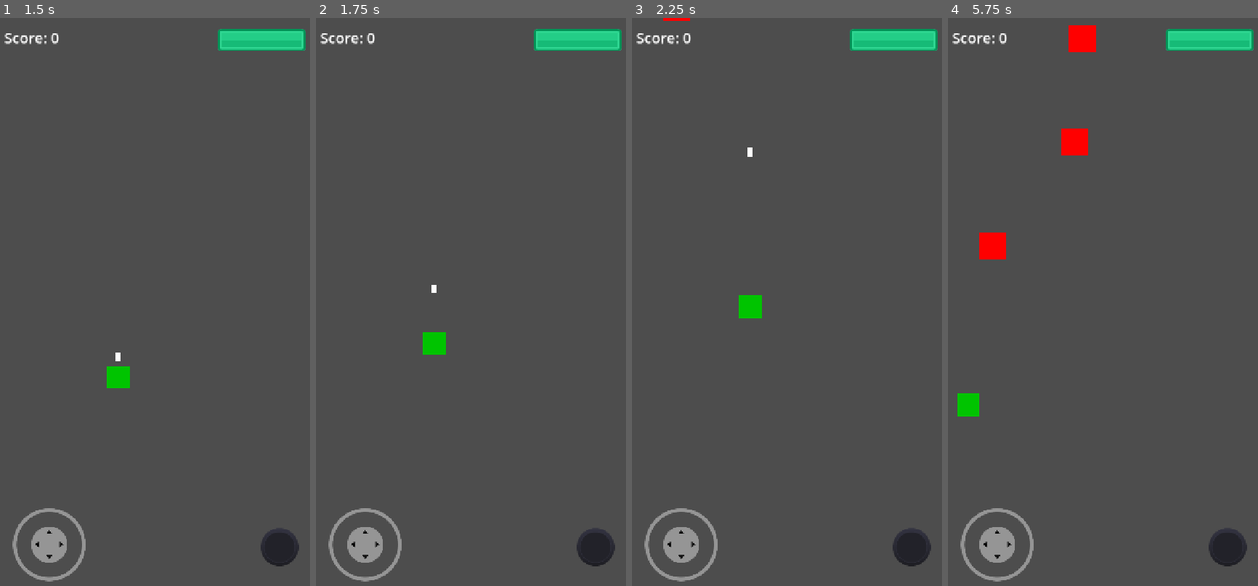
Above: before the commit, frames 1-4 (left to right).
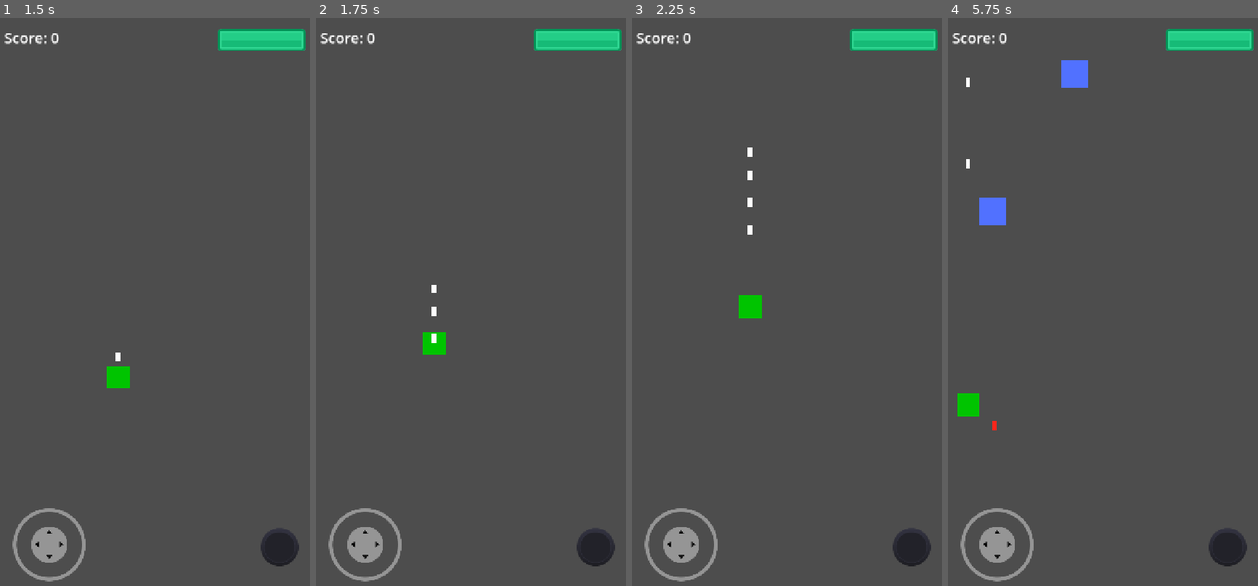
Above: after the commit, the same moments.

Repository: Crystopher/sky_fighters_1945
Game: Godot game, scene res://menu_principale.tscn
Same seed, same stepped clock (60 frames per second), same inputs: the game is played once before the commit and once after it.
Inputs (mouse positions are in pixels of both pictures, inside the frame that each line leads up to):
- Up to frame 1 (1.5 s): click "New Game" at 0.5 s; tap Enter at 1.25 s; move the mouse to (142, 426) at 1.27 s; hold Up (ui_up) from 1.28 s (still down); tap Space (sparo) at 1.35 s; click (142, 426) at 1.42 s
- Up to frame 2 (1.75 s): keep holding Up (ui_up)
- Up to frame 3 (2.25 s): release Up (ui_up) at 2 s; drag from (889, 398) to (749, 307) at 2.02 s
- Up to frame 4 (5.75 s): move the mouse to (1006, 222) at 2.77 s; hold Left (ui_left) 2.78-3.5 s; tap Space (sparo) at 2.85, 4.35 s; drag from (1121, 307) to (991, 91) at 3.52 s; move the mouse to (1056, 165) at 4.27 s; hold Down (ui_down) 4.28-5 s; drag from (1177, 279) to (1075, 91) at 5.02 s

Frame 1 is identical in both runs. In frame 2, less than 0.1% of the frame differs, in the area x 37-39%, y 50-58%; in frame 3, 0.1%; in frame 4, 2.1%, in the area x 5-48%, y 1-73%.

Commit message:
added autofire

Diff:
--- a/assets/characters/player.gd
+++ b/assets/characters/player.gd
@@ -11,6 +11,7 @@
 @onready var suono_morte = $SuonoMorte
 @onready var suono_colpo = $SuonoColpo
 @onready var collision_shape = $CollisionShape2D
+@onready var grafica_giocatore = $ColorRect.color
 
 var joystick_node = null
 
@@ -32,6 +33,16 @@
 		# --- CONTROLLO TASTIERA (FALLBACK) ---
 		# Altrimenti, usiamo la tastiera come prima
 		direzione_input = Input.get_vector("ui_left", "ui_right", "ui_up", "ui_down")
+
+	# --- NUOVA LOGICA PER L'AUTOFIRE ---
+	# Controlliamo se il giocatore si sta muovendo (se il vettore di input non è zero)
+	if direzione_input != Vector2.ZERO:
+		# Se il giocatore si sta muovendo e il timer è fermo, fallo partire.
+		if $AutofireTimer.is_stopped():
+			$AutofireTimer.start()
+	else:
+		# Se il giocatore è fermo, ferma il timer.
+		$AutofireTimer.stop()
 
 	position += direzione_input * velocita * delta
 
@@ -56,6 +67,9 @@
 
 	if current_energy <= 0:
 		morire() # Chiamiamo la funzione di morte solo quando la salute è finita
+	else:
+		$ColorRect.color = Color("5dff56")
+		$HitFlashTimer.start()
 
 func _ready():
 	# Questa funzione viene eseguita all'avvio della scena
@@ -92,3 +106,9 @@
 		energy_down(area.punti_arma)
 		# Il proiettile viene distrutto
 		area.queue_free()
+
+func _on_hit_flash_timer_timeout() -> void:
+	$ColorRect.color = grafica_giocatore
+
+func _on_autofire_timer_timeout() -> void:
+	sparare() # Replace with function body.
--- a/assets/characters/player.tscn
+++ b/assets/characters/player.tscn
@@ -19,7 +19,7 @@
 offset_top = -25.0
 offset_right = 25.0
 offset_bottom = 25.0
-color = Color(0, 0.768935, 0, 1)
+color = Color(0, 0.768627, 0, 1)
 metadata/_edit_use_anchors_ = true
 
 [node name="CollisionShape2D" type="CollisionShape2D" parent="."]
@@ -33,4 +33,14 @@
 stream = ExtResource("4_gmphs")
 volume_db = 5.0
 
+[node name="HitFlashTimer" type="Timer" parent="."]
+wait_time = 0.3
+one_shot = true
+ignore_time_scale = true
+
+[node name="AutofireTimer" type="Timer" parent="."]
+wait_time = 0.2
+
 [connection signal="area_entered" from="." to="." method="_on_area_entered"]
+[connection signal="timeout" from="HitFlashTimer" to="." method="_on_hit_flash_timer_timeout"]
+[connection signal="timeout" from="AutofireTimer" to="." method="_on_autofire_timer_timeout"]
--- a/assets/enemies/enemy_base.tscn
+++ b/assets/enemies/enemy_base.tscn
@@ -25,5 +25,10 @@
 stream = ExtResource("2_1n2ni")
 volume_db = 3.748
 
+[node name="HitFlashTimer" type="Timer" parent="."]
+wait_time = 0.3
+one_shot = true
+
 [connection signal="area_entered" from="." to="." method="_on_area_entered"]
 [connection signal="body_entered" from="." to="." method="_on_body_entered"]
+[connection signal="timeout" from="HitFlashTimer" to="." method="_on_hit_flash_timer_timeout"]
--- a/assets/enemies/enemy_spitfire.tscn
+++ b/assets/enemies/enemy_spitfire.tscn
@@ -11,11 +11,14 @@
 salute_massima = 4
 
 [node name="ColorRect" parent="." index="0"]
-color = Color(0.351325, 0.481728, 1, 1)
+color = Color(0.318886, 0.444919, 0.999996, 1)
 
 [node name="SpawnTimer" type="Timer" parent="." index="3"]
 wait_time = 2.0
 autostart = true
 ignore_time_scale = true
 
+[node name="HitFlashTimer" parent="." index="4"]
+ignore_time_scale = true
+
 [connection signal="timeout" from="SpawnTimer" to="." method="_on_timer_timeout"]
--- a/assets/enemies/scripts/enemy_base.gd
+++ b/assets/enemies/scripts/enemy_base.gd
@@ -4,12 +4,17 @@
 @export var punti_nemico = 50
 @export var punti_impatto = 1
 @export var salute_massima = 1
+@onready var grafica_nemico = $ColorRect.color
 var salute_attuale
 
 signal enemy_destroyed
 
 func subire_danno(quantita):
 	salute_attuale -= quantita
+	if salute_attuale > 0:
+		$ColorRect.color = Color("b5c9ff88")
+		$HitFlashTimer.start()
+
 	if salute_attuale <= 0:
 		explode() # Il nemico muore solo quando la salute è finita
 
@@ -46,3 +51,7 @@
 	# The enemy is destroyed here
 	enemy_destroyed.emit() # Annuncia al mondo che stiamo per morire
 	queue_free()
+
+
+func _on_hit_flash_timer_timeout() -> void:
+	$ColorRect.color = grafica_nemico
--- a/levels/spawner_1-1.gd
+++ b/levels/spawner_1-1.gd
@@ -8,8 +8,9 @@
 var enemies_remains = 0
 var wave_in_live = false
 
-const LEVEL_ENEMIES = [
+const LEVEL_ENEMY_WAVES = [
 	[
+		{"type": "enemy_spitfire", "number": 3, "wait": 2.0},
 		{"type": "base", "number": 5, "wait": 1.5}
 	],
 	[
@@ -20,6 +21,13 @@
 		{"type": "enemy_spitfire", "number": 2, "wait": 2.0},
 		{"type": "base", "number": 2, "wait": 1.5},
 		{"type": "enemy_strafer", "number": 1, "wait": 1.0}
+	],
+	[
+		{"type": "enemy_spitfire", "number": 1, "wait": 1.5},
+		{"type": "base", "number": 2, "wait": 0.5},
+		{"type": "enemy_spitfire", "number": 1, "wait": 1.5},
+		{"type": "base", "number": 2, "wait": 0.5},
+		{"type": "enemy_strafer", "number": 3, "wait": 1.5}
 	]
 ]
 
@@ -28,12 +36,12 @@
 	start_next_wave()
 
 func start_next_wave():
-	if GameManager.current_wave >= LEVEL_ENEMIES.size():
+	if GameManager.current_wave >= LEVEL_ENEMY_WAVES.size():
 		print("LEVEL COMPLETE!")
 		return # Abbiamo finito le ondate
 
 	wave_in_live = true
-	var wave_data = LEVEL_ENEMIES[GameManager.current_wave]
+	var wave_data = LEVEL_ENEMY_WAVES[GameManager.current_wave]
 
 	# Get totale of enemies
 	for enemy_data in wave_data:
